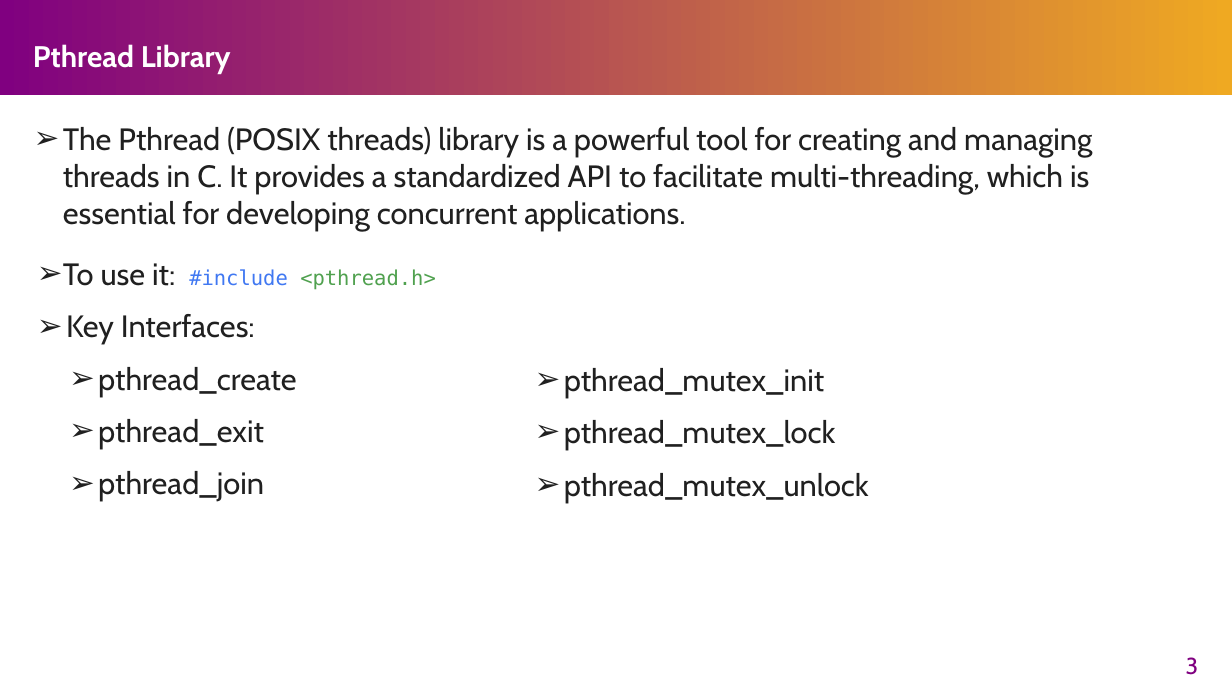
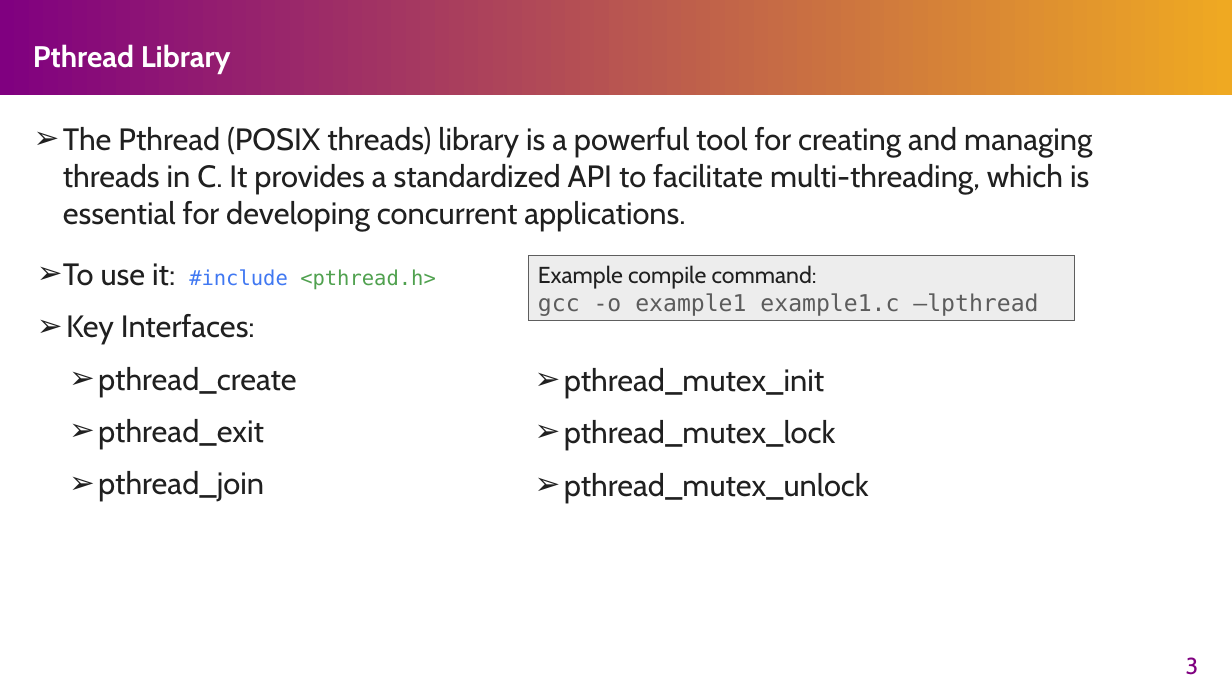
Before and after one commit to henryhxu/CSCI3150, a slide deck: slide 3 of tutorial/T04/tut04.pptx. Drawn at 1232x693 pixels with LibreOffice and Linux fonts; fonts in the diff are those of the drawing. Boxes give left, top, right and bottom in pixels: in the first picture for what was removed or moved away, otherwise in the second. Text is boxed around its words. In the diff, an @@ line names an element or a change of style, - is before the commit and + after.

Commit message:
Update tut04.pptx
A few students encountered compile issues in the tutorial, so I added an example compile command for the example code.

```diff
--- a/tutorial/T04/tut04.pptx
+++ b/tutorial/T04/tut04.pptx
@@ rectangle added at (529,256,1074,322), fill #EDEDED, outline #5E5E5E 1 pt, 18 pt, text #5C5C5C @@
+Example compile command:
+gcc -o example1 example1.c –lpthread
```
Also in this commit, not shown: 2 other slides changed.
